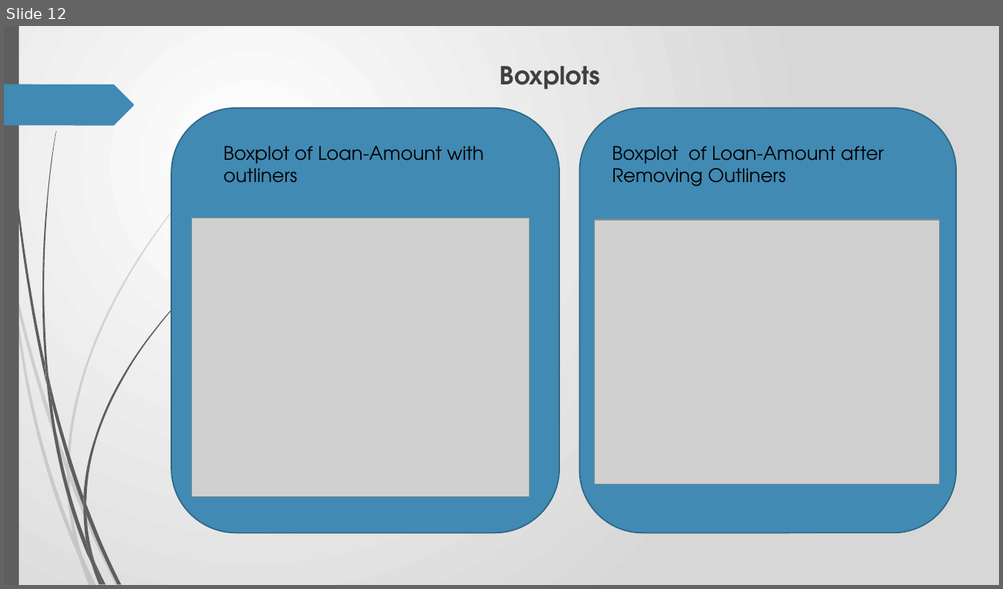
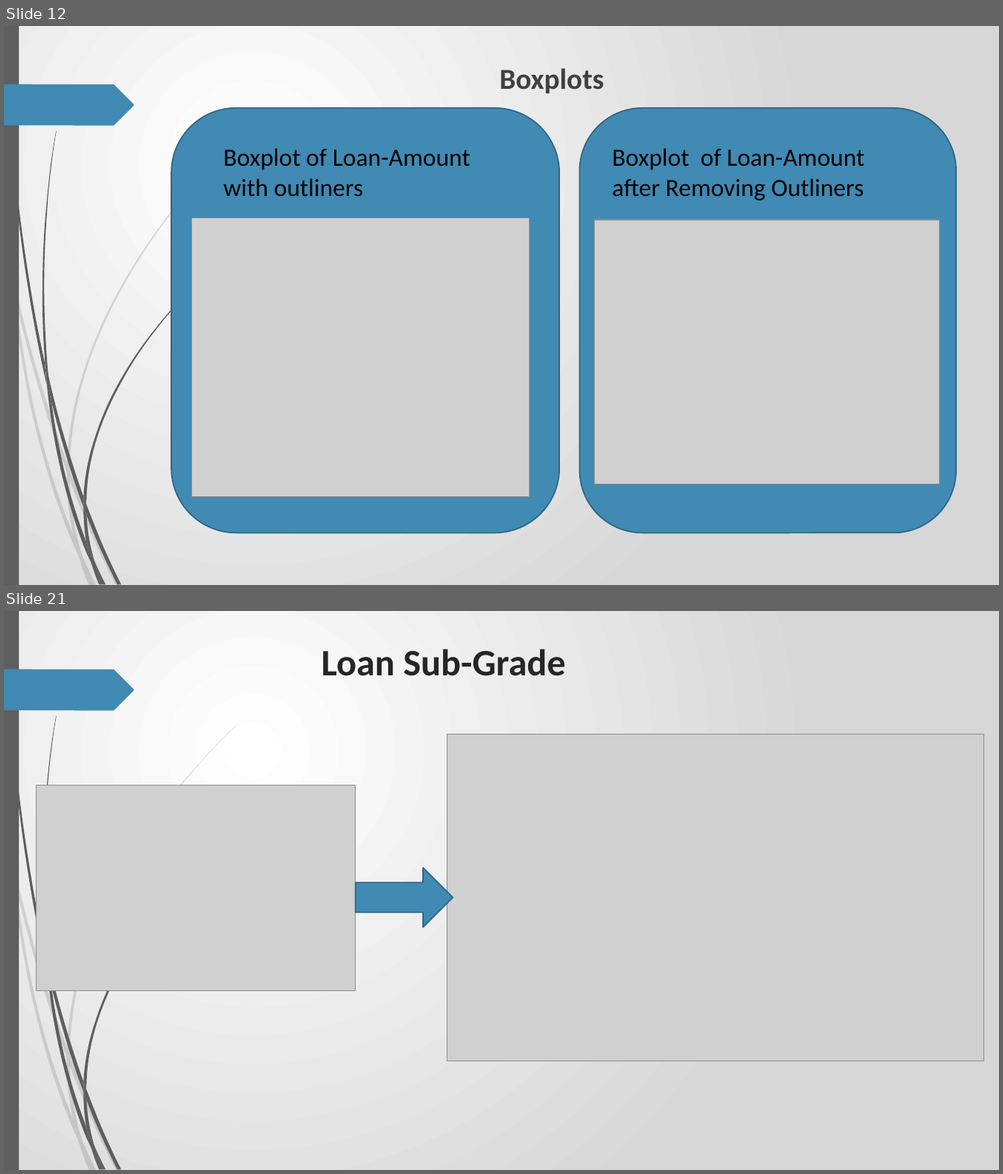
Before and after one commit to RavishankarDuMCA10/LendingClubCaseStudy, a slide deck: Case_Study.pptx. Shown one above the other, each under a label of ours: slide 12 before the commit, slides 12 and 21 after it; the slides between them are not shown. The pictures are 1003x589 and 1003x1174 pixels, drawn with LibreOffice and Linux fonts; fonts in the diff are those of the drawing; grey boxes stand for pictures. Boxes give left, top, right and bottom in pixels: in the first picture for what was removed or moved away, otherwise in the second. Text is boxed around its words. In the diff, an @@ line names an element or a change of style, - is before the commit and + after.

```diff
--- a/Case_Study.pptx
+++ b/Case_Study.pptx
@@ slide 21 added at (x1=4, y1=611, x2=999, y2=1170), background gradient #FFFFFF to #D7D7D7; not listed: 23 template elements that a slide beside it also shows @@
@@ title added at (x1=321, y1=649, x2=565, y2=676), 36 pt, text #262626, bold @@
+Loan Sub-Grade
@@ picture added at (x1=447, y1=734, x2=984, y2=1061) @@
@@ picture added at (x1=36, y1=785, x2=356, y2=991) @@
@@ right arrow added at (x1=356, y1=868, x2=452, y2=927), fill #418AB3, outline #306684 1.25 pt @@
@@ slide 12 changed as well @@
@@ text "Boxplots" at (x1=499, y1=68, x2=603, y2=93): size 24 to 28 pt, font TeX Gyre Adventor to Calibri @@
@@ text "Boxplot of Loan-Amount with outliners" at (x1=223, y1=148, x2=470, y2=197): size 18 to 24 pt, font TeX Gyre Adventor to Calibri @@
@@ text "Boxplot of Loan-Amount after Removing ..." at (x1=612, y1=148, x2=864, y2=201): size 18 to 24 pt, font TeX Gyre Adventor to Calibri @@
```
Also in this commit, not shown: 6 other slides changed, 29 other slides added.
